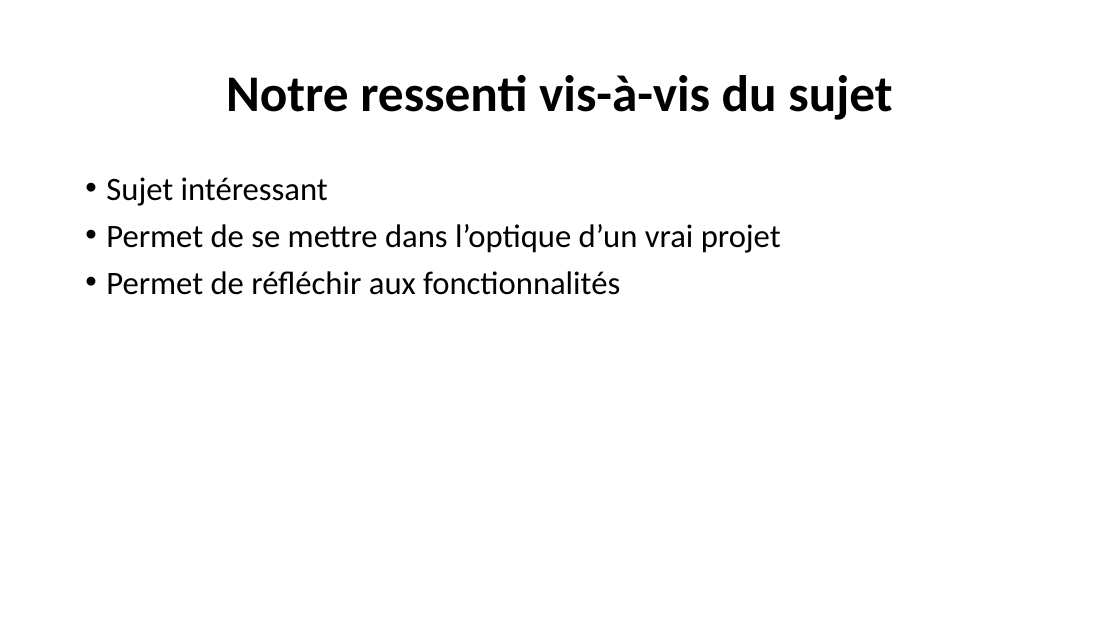
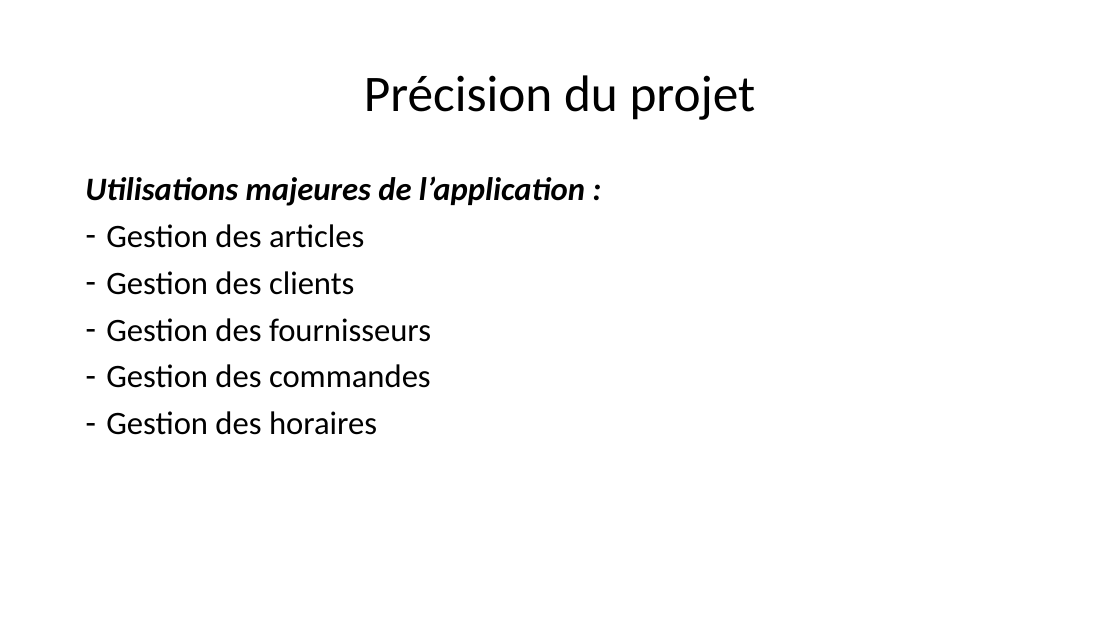
Before and after one commit to jeanlrnt/Projet_PILAF, a slide deck: slide 3 of Presentation_03_06_2020.pptx. Drawn at 1120x630 pixels with LibreOffice and Linux fonts; fonts in the diff are those of the drawing. Boxes give left, top, right and bottom in pixels: in the first picture for what was removed or moved away, otherwise in the second. Text is boxed around its words. In the diff, an @@ line names an element or a change of style, - is before the commit and + after.

```diff
--- a/Presentation_03_06_2020.pptx
+++ b/Presentation_03_06_2020.pptx
@@ title at bbox=[364, 75, 756, 120]: text changed; bold off @@
-Notre ressenti vis-à-vis du sujet
+Précision du projet
@@ text at bbox=[85, 176, 585, 435]: text changed @@
-• Sujet intéressant
-• Permet de se mettre dans l’optique d’un vrai projet
-• Permet de réfléchir aux fonctionnalités
+Utilisations majeures de l’application :
+– Gestion des articles
+– Gestion des clients
+– Gestion des fournisseurs
+– Gestion des commandes
+– Gestion des horaires
```
Also in this commit, not shown: 2 slides added, 1 slide removed.
